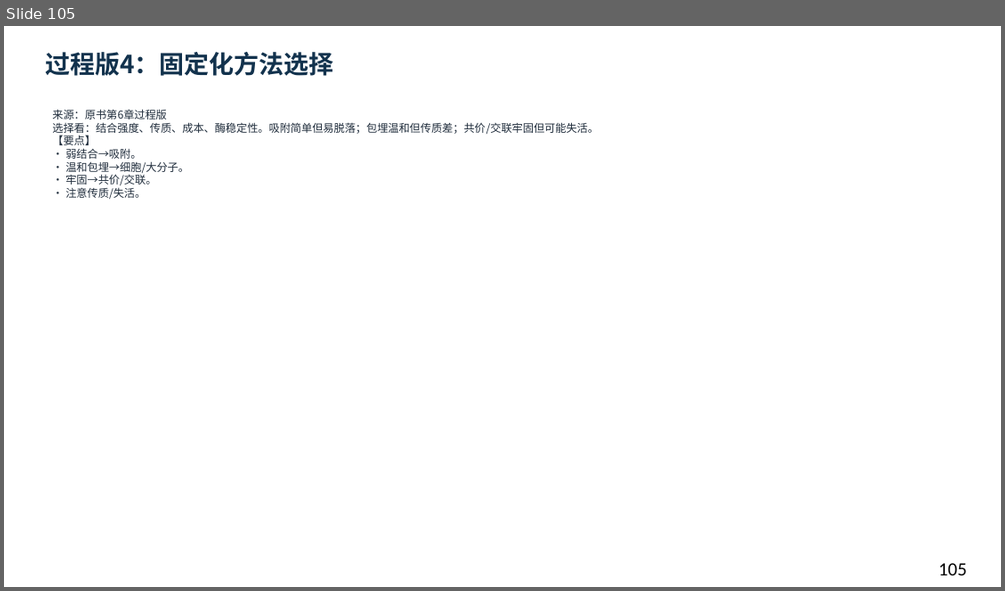
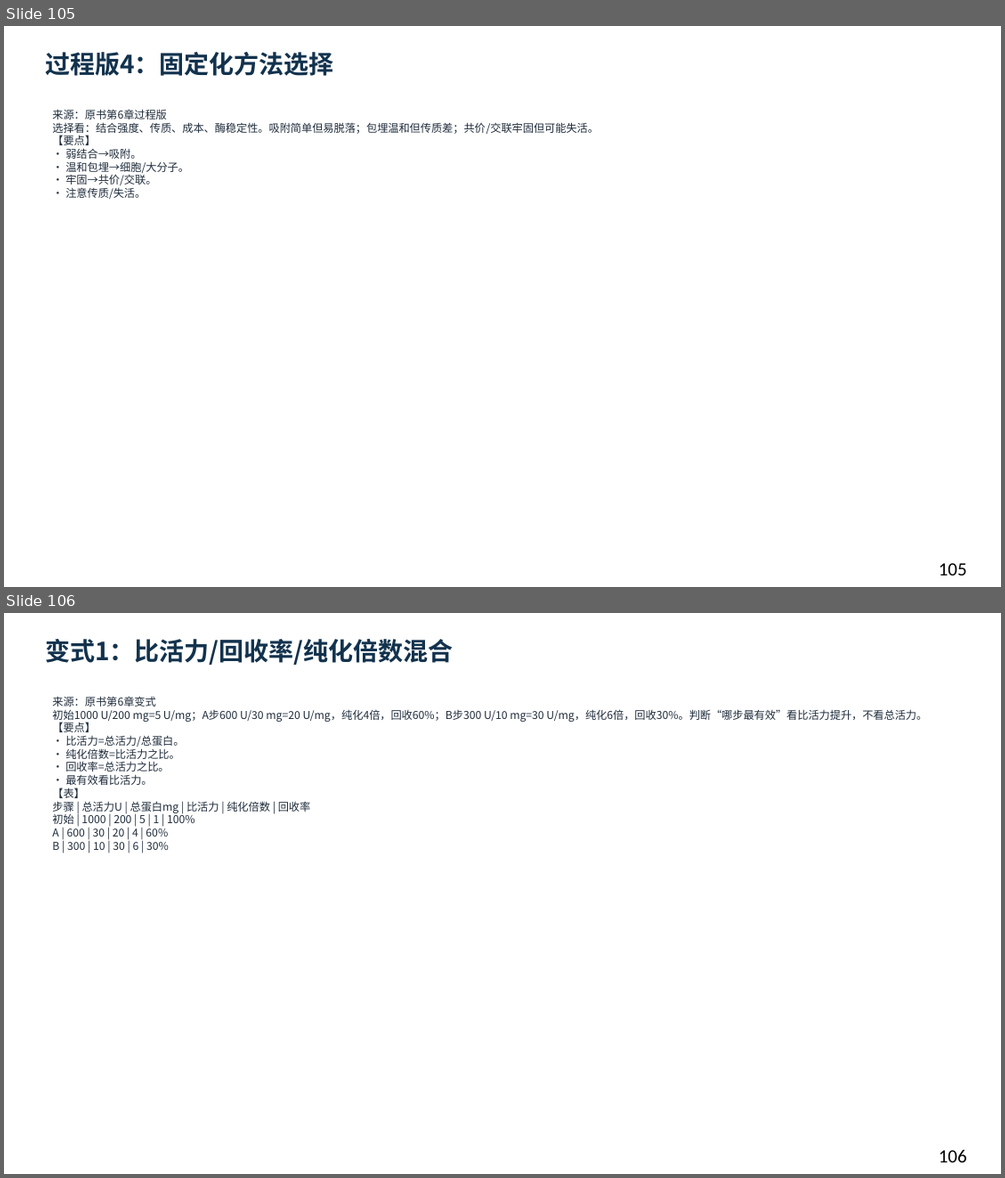
Before and after one commit to newkan-li/Biochemistry, a slide deck: downloads/bc06-ai-style.pptx. Shown one above the other, each under a label of ours: slide 105 before the commit, slides 105 and 106 after it. The pictures are 1005x591 and 1005x1178 pixels, drawn with LibreOffice and Linux fonts; fonts in the diff are those of the drawing. Boxes give left, top, right and bottom in pixels: in the first picture for what was removed or moved away, otherwise in the second. Text is boxed around its words. In the diff, an @@ line names an element or a change of style, - is before the commit and + after.

Commit message:
bc06补原书图卡6页+变式强化6页+网页题20→35;下载118页;版本20261112bk

```diff
--- a/downloads/bc06-ai-style.pptx
+++ b/downloads/bc06-ai-style.pptx
@@ slide 106 added at <box>4,613,1001,1174</box>, background #FFFFFF @@
@@ text added at <box>45,639,453,665</box>, 24 pt, text #12324D, bold @@
+变式1：比活力/回收率/纯化倍数混合
@@ text added at <box>52,696,927,850</box>, 10.5 pt, text #202D3C @@
+来源：原书第6章变式
+初始1000 U/200 mg=5 U/mg；A步600 U/30 mg=20 U/mg，纯化4倍，回收60%；B步300 U/10 mg=30 U/mg，纯化6倍，回收30%。判断“哪步最有效”看比活力提升，不看总活力。
+【要点】
+• 比活力=总活力/总蛋白。
+• 纯化倍数=比活力之比。
+• 回收率=总活力之比。
+• 最有效看比活力。
+【表】
+步骤 | 总活力U | 总蛋白mg | 比活力 | 纯化倍数 | 回收率
+初始 | 1000 | 200 | 5 | 1 | 100%
+A | 600 | 30 | 20 | 4 | 60%
+B | 300 | 10 | 30 | 6 | 30%
@@ text added at <box>938,1149,967,1162</box>, 18 pt, text #000000 @@
+106
```
Also in this commit, not shown: 1 slide changed, 11 other slides added, 12 other files.
